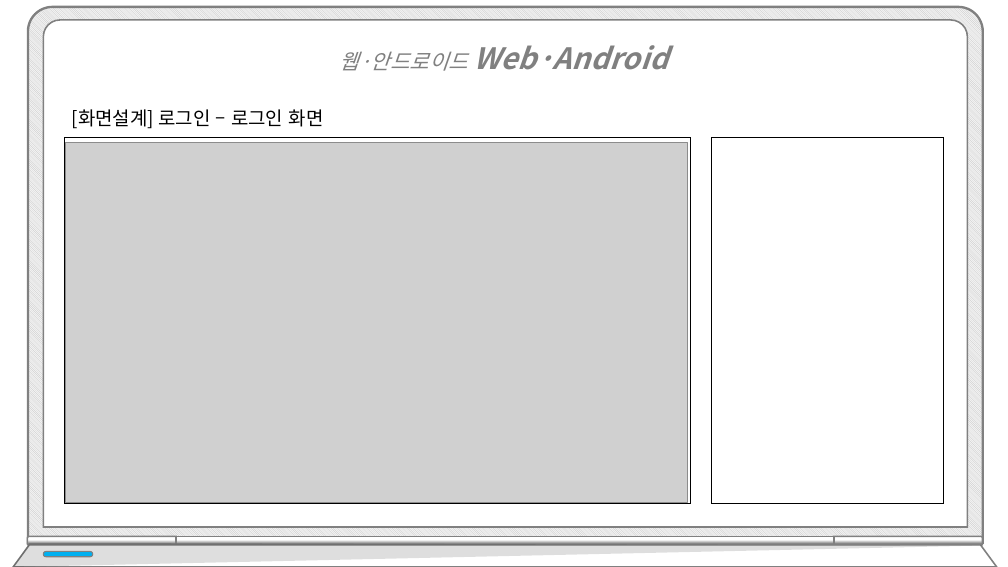
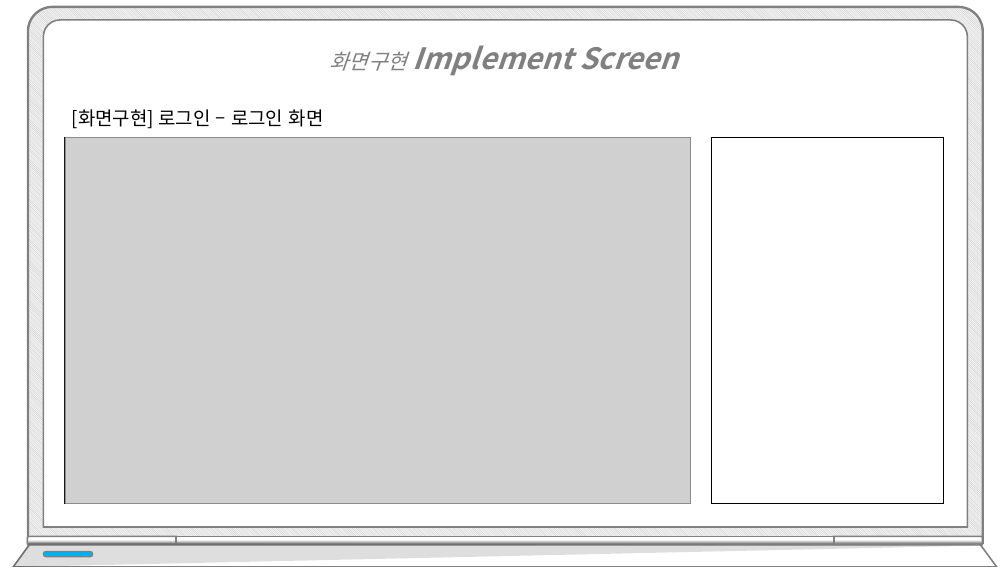
Before and after one commit to hhsw07/ezen-academy-projects, a slide deck: slide 74 of WebContent/발표/3차/프로젝트5_3차.pptx (slide 72 before the commit). Drawn at 1008x567 pixels with LibreOffice and Linux fonts; fonts in the diff are those of the drawing; grey boxes stand for pictures. Boxes give left, top, right and bottom in pixels: in the first picture for what was removed or moved away, otherwise in the second. Text is boxed around its words. In the diff, an @@ line names an element or a change of style, - is before the commit and + after.

```diff
--- a/WebContent/발표/3차/프로젝트5_3차.pptx
+++ b/WebContent/발표/3차/프로젝트5_3차.pptx
@@ text added at bbox=[330, 45, 678, 76], 28 pt, text #808080, bold, italic @@
+화면구현 Implement Screen
@@ text removed at bbox=[340, 45, 669, 71] @@
-웹·안드로이드 Web·Android
@@ text at bbox=[72, 109, 324, 129]: text changed @@
-[화면설계] 로그인 – 로그인 화면
+[화면구현] 로그인 – 로그인 화면
@@ picture: place and size @@
-picture at bbox=[65, 142, 687, 502]
+picture at bbox=[65, 138, 690, 503]
```
Also in this commit, not shown: 6 other slides changed, 16 slides added, 1 slide removed.
